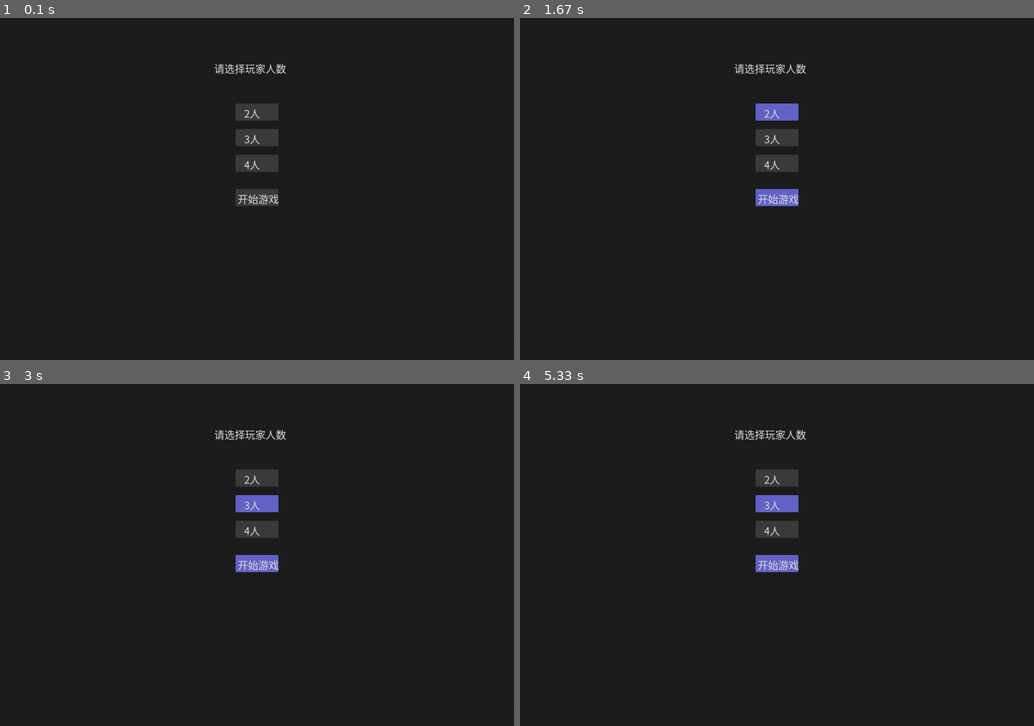
Above: before the commit, frames 1-4 (two rows, left to right).
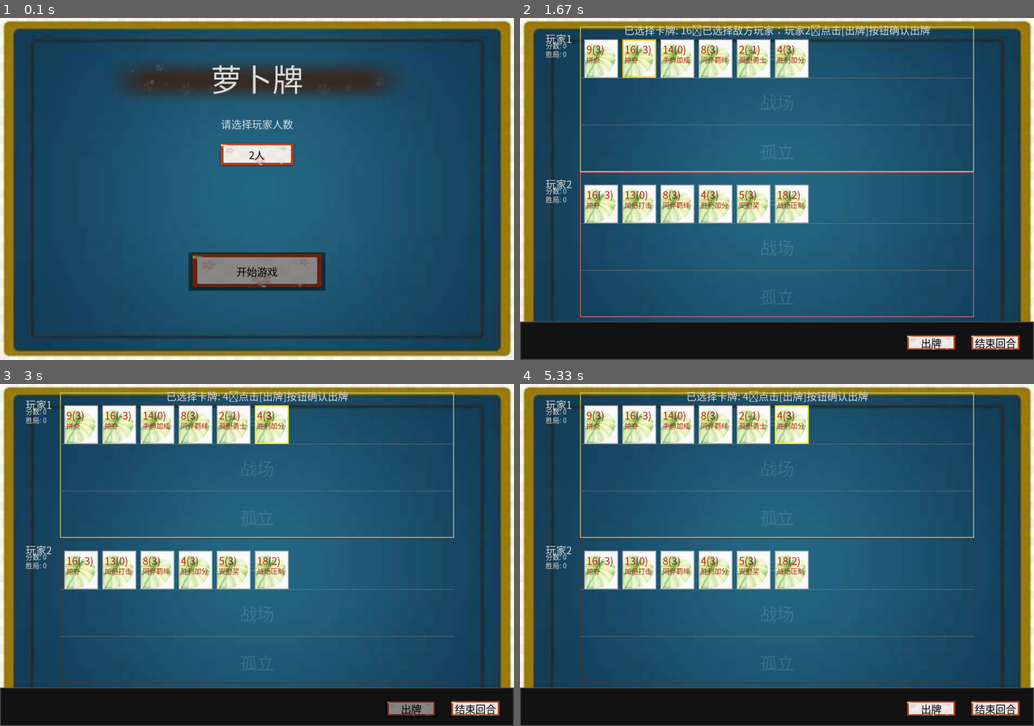
Above: after the commit, the same moments.

Repository: longer1225/-
Game: pygame game, started from main.py
Same seed, same stepped clock (60 frames per second), same inputs: the game is played once before the commit and once after it.
Inputs (mouse positions are in pixels of both pictures, inside the frame that each line leads up to):
- Up to frame 1 (0.1 s): no input
- Up to frame 2 (1.67 s): click "2人" at 0.38 s; click (828, 264) at 0.72 s; click (638, 59) at 1.05 s, where only the run after the commit has a clickable "16(-3)"; click (967, 308) at 1.38 s
- Up to frame 3 (3 s): click (267, 438) at 1.72 s; click (257, 596) at 2.05 s; click (241, 496) at 2.38 s; click (272, 425) at 2.72 s, where only the run after the commit has a clickable "手牌"
- Up to frame 4 (5.33 s): click (910, 524) at 3.05 s; click (792, 425) at 3.38 s, where only the run after the commit has a clickable "手牌"; click (792, 425) at 3.72 s, where only the run after the commit has a clickable "手牌"; click (890, 472) at 4.05 s; click (627, 534) at 4.88 s; click (792, 425) at 5.22 s, where only the run after the commit has a clickable "手牌"

The runs differ from the first frame. In frame 1, 99% of the frame differs, in the area x 0-100%, y 0-100%; in frame 2, 90%; in frame 3, 90%; in frame 4, 90%.

Commit message:
改了ui视觉

Diff:
--- a/ui/PygameUI.py
+++ b/ui/PygameUI.py
@@ -1,4 +1,5 @@
 import pygame
+import os
 import sys
 from typing import Optional, Dict, Any, List, cast
 from game.player import Player
@@ -27,8 +28,10 @@
         ]
         self.font = pygame.font.SysFont(font_candidates, 24)
         self.small_font = pygame.font.SysFont(font_candidates, 16)
-        # 背景水印字号稍大一些，增强可见度但不过度抢眼
-        self.wm_font = pygame.font.SysFont(font_candidates, 32)
+        # 背景水印字号放大以增强区域辨识度
+        self.wm_font = pygame.font.SysFont(font_candidates, 40)
+        # 主页大标题字体
+        self.title_font = pygame.font.SysFont(font_candidates, 72)
         self.clock = pygame.time.Clock()
 
         # 游戏状态
@@ -57,6 +60,51 @@
         self.card_left = 150
         # 固定卡宽（每局开始时计算一次，之后不再改变）
         self.fixed_card_width = None
+
+        # 卡牌背景图
+        self.card_bg = None
+        self.card_bg_scaled = None
+        try:
+            img_path = os.path.join(os.path.dirname(__file__), "images", "card.jpeg")
+            if os.path.exists(img_path):
+                self.card_bg = pygame.image.load(img_path).convert_alpha()
+        except Exception:
+            self.card_bg = None
+
+        # 全局背景图
+        self.bg_image = None
+        self.bg_scaled = None
+        try:
+            bg_path = os.path.join(os.path.dirname(__file__), "images", "bkg.jpg")
+            if os.path.exists(bg_path):
+                self.bg_image = pygame.image.load(bg_path).convert()
+        except Exception:
+            self.bg_image = None
+
+        # 通用按钮背景图
+        self.btn_image = None
+        try:
+            btn_path = os.path.join(os.path.dirname(__file__), "images", "btn.png")
+            if os.path.exists(btn_path):
+                self.btn_image = pygame.image.load(btn_path).convert_alpha()
+        except Exception:
+            self.btn_image = None
+
+        # 标题背景图（主页大标题横幅）
+        self.title_image = None
+        try:
+            title_dir = os.path.join(os.path.dirname(__file__), "images")
+            for name in ("title.png", "title.jpg", "title.jpeg"):
+                p = os.path.join(title_dir, name)
+                if os.path.exists(p):
+                    # png 用 alpha，jpg 用 convert
+                    if name.endswith(".png"):
+                        self.title_image = pygame.image.load(p).convert_alpha()
+                    else:
+                        self.title_image = pygame.image.load(p).convert()
+                    break
+        except Exception:
+            self.title_image = None
 
         # 悬停提示（技能说明）
         self.hover_card = None            # 当前鼠标悬停的卡牌
@@ -100,11 +148,23 @@
             text_surface = self.font.render(text, True, COLOR_TEXT)
             max_text_w = max(max_text_w, text_surface.get_width())
         self.fixed_card_width = max(self.card_width, max_text_w + 16)
+        self._update_card_bg_scaled()
 
     def fix_card_width_for_round(self) -> None:
         """供小局开始时调用：根据全卡池测量并锁定当局卡宽。"""
         self.fixed_card_width = None
         self._ensure_fixed_card_width()
+
+    def _update_card_bg_scaled(self) -> None:
+        """根据当前固定卡宽与卡高，缩放卡牌背景图。"""
+        if self.card_bg and self.fixed_card_width:
+            try:
+                size = (int(self.fixed_card_width), int(self.card_height))
+                self.card_bg_scaled = pygame.transform.smoothscale(self.card_bg, size)
+            except Exception:
+                self.card_bg_scaled = None
+        else:
+            self.card_bg_scaled = None
 
     def compute_live_score(self, player: Player) -> int:
         """实时计算玩家当前分数（战场+孤立区点数和）。"""
@@ -193,9 +253,7 @@
             # 绘制界面（按钮与已选高亮）
             self.draw_game()
             # 绘制确认按钮（覆盖在底部日志上层）
-            pygame.draw.rect(self.screen, COLOR_HIGHLIGHT if len(chosen) == count else COLOR_ZONE, confirm_rect)
-            label = self.font.render("确认", True, COLOR_TEXT)
-            self.screen.blit(label, (confirm_rect.x + 35, confirm_rect.y + 5))
+            self._draw_btn(confirm_rect, "确认", enabled=(len(chosen) == count))
 
             # 在当前玩家手牌中高亮已选卡牌
             # 这里不直接改 card.highlight，避免干扰 hover；只在按钮旁边列出已选
@@ -505,14 +563,16 @@
 
     def handle_menu_click(self, x: int, y: int) -> None:
         """处理菜单点击"""
-        # 选择人数
-        for i, num in enumerate([2, 3, 4]):
-            rect = pygame.Rect(WINDOW_WIDTH // 2 - 50, 200 + i * 60, 100, 40)
-            if rect.collidepoint(x, y):
-                self.selected_num = num
+        # 与 draw_menu 中的位置保持一致（仅2人可点击）
+        banner_rect = pygame.Rect(WINDOW_WIDTH // 2 - 360, 80, 720, 120)
+        prompt_y = banner_rect.bottom + 30
+        first_btn_y = prompt_y + 60
+        rect_2p = pygame.Rect(WINDOW_WIDTH // 2 - 90, first_btn_y, 180, 60)
+        if rect_2p.collidepoint(x, y):
+            self.selected_num = 2
 
         # 开始游戏
-        start_rect = pygame.Rect(WINDOW_WIDTH // 2 - 50, 400, 100, 40)
+        start_rect = pygame.Rect(WINDOW_WIDTH // 2 - 160, first_btn_y + 3 * 76 + 30, 320, 90)
         if start_rect.collidepoint(x, y) and self.selected_num and self.gm:
             self.gm.players = [Player(f"玩家{i+1}", i) for i in range(self.selected_num)]
             self.gm.setup_board()
@@ -601,7 +661,6 @@
         """处理鼠标移动"""
         if not self.gm or not self.gm.current_player:
             return
-
         x, y = pos
         # 更新鼠标位置与悬停状态
         self.mouse_pos = (x, y)
@@ -619,7 +678,19 @@
 
     def draw_game(self) -> None:
         """绘制游戏界面"""
-        self.screen.fill(COLOR_BG)
+        # 全局背景：若有图则平滑缩放铺满，否则使用纯色
+        if self.bg_image:
+            if (not self.bg_scaled) or (self.bg_scaled.get_width() != WINDOW_WIDTH or self.bg_scaled.get_height() != WINDOW_HEIGHT):
+                try:
+                    self.bg_scaled = pygame.transform.smoothscale(self.bg_image, (WINDOW_WIDTH, WINDOW_HEIGHT))
+                except Exception:
+                    self.bg_scaled = None
+            if self.bg_scaled:
+                self.screen.blit(self.bg_scaled, (0, 0))
+            else:
+                self.screen.fill(COLOR_BG)
+        else:
+            self.screen.fill(COLOR_BG)
 
         if self.state == "menu":
             self.draw_menu()
@@ -631,18 +702,11 @@
             # 先绘制底部日志框，按钮稍后再画在其上层
             self.draw_log_panel()
 
-            # 绘制出牌按钮（在日志之上）
+            # 绘制出牌/结束回合按钮（在日志之上）
             play_card_rect = pygame.Rect(WINDOW_WIDTH - 300, WINDOW_HEIGHT - 60, 120, 40)
-            play_color = COLOR_HIGHLIGHT if self.selected_card else COLOR_ZONE
-            pygame.draw.rect(self.screen, play_color, play_card_rect)
-            label = self.font.render("出牌", True, COLOR_TEXT)
-            self.screen.blit(label, (play_card_rect.x + 35, play_card_rect.y + 5))
-
-            # 绘制结束回合按钮
             end_turn_rect = pygame.Rect(WINDOW_WIDTH - 150, WINDOW_HEIGHT - 60, 120, 40)
-            pygame.draw.rect(self.screen, COLOR_HIGHLIGHT, end_turn_rect)
-            label = self.font.render("结束回合", True, COLOR_TEXT)
-            self.screen.blit(label, (end_turn_rect.x + 10, end_turn_rect.y + 5))
+            self._draw_btn(play_card_rect, "出牌", enabled=bool(self.selected_card))
+            self._draw_btn(end_turn_rect, "结束回合", enabled=True)
 
             # 绘制消息
             if self.message and self.message_timer > 0:
@@ -658,21 +722,41 @@
         pygame.display.flip()
 
     def draw_menu(self) -> None:
-        """绘制菜单界面"""
+        """绘制菜单界面（仅显示“2人”按钮，隐藏 3/4 人）"""
+        # 顶部大标题“萝卜牌”与标题背景板
+        banner_rect = pygame.Rect(WINDOW_WIDTH // 2 - 360, 80, 720, 120)
+        # 优先使用图片作为标题背景；无图时退回半透明底
+        if self.title_image:
+            try:
+                banner_img = pygame.transform.smoothscale(self.title_image, (banner_rect.width, banner_rect.height))
+                self.screen.blit(banner_img, banner_rect.topleft)
+            except Exception:
+                banner = pygame.Surface((banner_rect.width, banner_rect.height), pygame.SRCALPHA)
+                banner.fill((0, 0, 0, 120))
+                self.screen.blit(banner, banner_rect.topleft)
+        else:
+            banner = pygame.Surface((banner_rect.width, banner_rect.height), pygame.SRCALPHA)
+            banner.fill((0, 0, 0, 120))
+            self.screen.blit(banner, banner_rect.topleft)
+        title_big = self.title_font.render("萝卜牌", True, COLOR_TEXT)
+        self.screen.blit(title_big, (
+            banner_rect.x + (banner_rect.width - title_big.get_width()) // 2,
+            banner_rect.y + (banner_rect.height - title_big.get_height()) // 2,
+        ))
+
+        # 提示语下移
+        prompt_y = banner_rect.bottom + 30
         title = self.font.render("请选择玩家人数", True, COLOR_TEXT)
-        self.screen.blit(title, (WINDOW_WIDTH // 2 - 100, 100))
-
-        for i, num in enumerate([2, 3, 4]):
-            rect = pygame.Rect(WINDOW_WIDTH // 2 - 50, 200 + i * 60, 100, 40)
-            color = COLOR_HIGHLIGHT if self.selected_num == num else COLOR_ZONE
-            pygame.draw.rect(self.screen, color, rect)
-            label = self.font.render(f"{num}人", True, COLOR_TEXT)
-            self.screen.blit(label, (rect.x + 20, rect.y + 5))
-
-        start_rect = pygame.Rect(WINDOW_WIDTH // 2 - 50, 400, 100, 40)
-        pygame.draw.rect(self.screen, COLOR_HIGHLIGHT if self.selected_num else COLOR_ZONE, start_rect)
-        label = self.font.render("开始游戏", True, COLOR_TEXT)
-        self.screen.blit(label, (start_rect.x + 5, start_rect.y + 5))
+        self.screen.blit(title, (WINDOW_WIDTH // 2 - title.get_width() // 2, prompt_y))
+
+        # 仅显示“2人”按钮
+        first_btn_y = prompt_y + 60
+        rect_2p = pygame.Rect(WINDOW_WIDTH // 2 - 90, first_btn_y, 180, 60)
+        self._draw_btn(rect_2p, "2人", enabled=True, border=(self.selected_num == 2))
+
+        # “开始游戏”按钮
+        start_rect = pygame.Rect(WINDOW_WIDTH // 2 - 160, first_btn_y + 3 * 76 + 30, 320, 90)
+        self._draw_btn(start_rect, "开始游戏", enabled=bool(self.selected_num))
 
     def draw_game_over(self) -> None:
         """绘制大局结束界面：比分、胜者、操作按钮"""
@@ -699,12 +783,40 @@
         # 操作按钮
         menu_rect = pygame.Rect(WINDOW_WIDTH // 2 - 170, WINDOW_HEIGHT - 200, 150, 50)
         exit_rect = pygame.Rect(WINDOW_WIDTH // 2 + 20, WINDOW_HEIGHT - 200, 150, 50)
-        pygame.draw.rect(self.screen, COLOR_HIGHLIGHT, menu_rect)
-        pygame.draw.rect(self.screen, COLOR_HIGHLIGHT, exit_rect)
-        menu_label = self.font.render("返回主页", True, COLOR_TEXT)
-        exit_label = self.font.render("退出游戏", True, COLOR_TEXT)
-        self.screen.blit(menu_label, (menu_rect.x + (150 - menu_label.get_width()) // 2, menu_rect.y + 10))
-        self.screen.blit(exit_label, (exit_rect.x + (150 - exit_label.get_width()) // 2, exit_rect.y + 10))
+        self._draw_btn(menu_rect, "返回主页", enabled=True)
+        self._draw_btn(exit_rect, "退出游戏", enabled=True)
+
+    def _draw_btn(self, rect: pygame.Rect, text: str, enabled: bool = True, border: bool = False, font: Optional[pygame.font.Font] = None) -> None:
+        """绘制通用按钮：使用 btn.png 作为背景并居中文字。
+        - enabled=False 时覆盖半透明黑降低亮度。
+        - border=True 时绘制高亮边框（用于菜单选择态）。
+        """
+        # 背景
+        if self.btn_image:
+            try:
+                scaled = pygame.transform.smoothscale(self.btn_image, (rect.width, rect.height))
+                self.screen.blit(scaled, rect.topleft)
+            except Exception:
+                pygame.draw.rect(self.screen, COLOR_ZONE, rect)
+        else:
+            pygame.draw.rect(self.screen, COLOR_ZONE, rect)
+
+        # 禁用态遮罩
+        if not enabled:
+            dim = pygame.Surface((rect.width, rect.height), pygame.SRCALPHA)
+            dim.fill((0, 0, 0, 110))
+            self.screen.blit(dim, rect.topleft)
+
+        # 文字
+        use_font = font or self.font
+        label = use_font.render(text, True, COLOR_BTN_TEXT)
+        text_x = rect.x + (rect.width - label.get_width()) // 2
+        text_y = rect.y + (rect.height - label.get_height()) // 2
+        self.screen.blit(label, (text_x, text_y))
+
+        # 选中边框
+        if border:
+            pygame.draw.rect(self.screen, COLOR_HIGHLIGHT, rect, 2)
 
     def handle_game_over_click(self, x: int, y: int) -> None:
         """处理游戏结束界面的点击"""
@@ -774,7 +886,7 @@
 
         # 绘制玩家信息（在board左侧分行显示，避免遮挡牌）
         live_score = self.compute_live_score(player)
-        info_x = 20
+        info_x = 60
         info_y = base_y - 20
         name_surf = self.font.render(player.name, True, COLOR_TEXT)
         score_surf = self.small_font.render(f"分数: {live_score}", True, COLOR_TEXT)
@@ -839,10 +951,11 @@
             self.screen.blit(text_surface, (10, logs_top))
 
     def draw_zone(self, label: str, cards: List[Card], player: Player, zone_name: str, y: int, height: int = ZONE_HEIGHT) -> None:
-        """绘制卡牌区域（背景水印 + 卡牌）"""
-        # 背景水印文字（低透明度）
+        """绘制卡牌区域（仅大号水印 + 卡牌）"""
         zone_rect = pygame.Rect(140, y, WINDOW_WIDTH - 280, height)
-        wm = self.wm_font.render(label, True, (200, 200, 200))
+
+        # 中心水印（放大字号、低透明度）
+        wm = self.wm_font.render(label, True, (220, 220, 220))
         wm.set_alpha(40)
         wm_x = zone_rect.x + (zone_rect.width - wm.get_width()) // 2
         wm_y = zone_rect.y + (zone_rect.height - wm.get_height()) // 2
@@ -850,24 +963,53 @@
 
         rects = self._build_card_rects(cards, y)
         for card, rect in zip(cards, rects):
-            # 根据不同情况设置卡牌颜色
+            # 背景：使用卡牌背景图；若无则使用灰色填充
+            if self.card_bg_scaled:
+                self.screen.blit(self.card_bg_scaled, rect.topleft)
+            else:
+                pygame.draw.rect(self.screen, (80, 80, 80), rect)
+
+            # 文字可读性（更柔和）：浅色渐变叠加 + 轻微描边阴影，而非纯黑遮罩
+            # 顶部标题区域：从透明过渡到浅白（不破坏背景饱和度）
+            title_band_h = 26
+            if title_band_h > 0:
+                title_grad = pygame.Surface((rect.width - 10, title_band_h), pygame.SRCALPHA)
+                for i in range(title_band_h):
+                    alpha = int(60 * (i / max(1, title_band_h - 1)))  # 0 -> 60
+                    pygame.draw.line(title_grad, (255, 255, 255, alpha), (0, i), (rect.width - 10, i))
+                self.screen.blit(title_grad, (rect.x + 5, rect.y + 4))
+
+            # 技能区域：从透明到更轻的浅白，避免压暗背景
+            line_y_start = rect.y + 35
+            skill_band_h = max(0, rect.height - (line_y_start - rect.y) - 6)
+            if skill_band_h > 0:
+                skill_grad = pygame.Surface((rect.width - 10, skill_band_h), pygame.SRCALPHA)
+                for i in range(skill_band_h):
+                    alpha = int(40 * (i / max(1, skill_band_h - 1)))  # 0 -> 40
+                    pygame.draw.line(skill_grad, (255, 255, 255, alpha), (0, i), (rect.width - 10, i))
+                self.screen.blit(skill_grad, (rect.x + 5, line_y_start))
+
+            # 边框颜色（状态反馈，采用更高对比度并加粗）
             if card == self.selected_card:
-                color = COLOR_HIGHLIGHT  # 选中的卡牌
+                border_color = (255, 200, 0)  # 选中：金色
+                border_thick = 3
             elif card in self.target_list:
-                color = (100, 200, 100)  # 被选为目标的卡牌显示为绿色
+                border_color = (50, 220, 120)  # 目标：明亮绿
+                border_thick = 3
             else:
-                color = (100, 100, 100)  # 普通卡牌
-
-            pygame.draw.rect(self.screen, color, rect)
-
-            # 如果鼠标悬停在卡牌上
+                # 普通：浅灰
+                border_color = (180, 180, 180)
+                border_thick = 2
+            pygame.draw.rect(self.screen, border_color, rect, border_thick)
+
+            # 如果鼠标悬停在卡牌上（进一步强调）
             if hasattr(card, "highlight") and card.highlight:
                 pygame.draw.rect(self.screen, (255, 255, 0), rect, 3)
 
             # 绘制卡牌基本信息（卡名必须完整显示，卡片宽度已动态调整）
             card_info = f"{card.name}({card.points})"
             # 不再在卡牌前加“[孤]”标记
-            card_text = self.font.render(card_info, True, COLOR_TEXT)
+            card_text = self.font.render(card_info, True, COLOR_CARD_TEXT)
             self.screen.blit(card_text, (rect.x + 5, rect.y + 5))
 
             # 绘制技能名称：自动换行显示完整技能名，尽量在可用高度内展示
@@ -888,7 +1030,7 @@
                         wrapped_lines.append(seg)
                 # 绘制最终行
                 for j, line in enumerate(wrapped_lines):
-                    skill_text = self.small_font.render(line, True, COLOR_TEXT)
+                    skill_text = self.small_font.render(line, True, COLOR_CARD_TEXT)
                     self.screen.blit(skill_text, (rect.x + 5, line_y_start + j * line_h))
 
     def check_click_card(self, player: Player, x: int, y: int, zone: str = "hand") -> Optional[Card]:
--- a/ui/constants.py
+++ b/ui/constants.py
@@ -14,8 +14,23 @@
 COLOR_BG = (30, 30, 30)
 COLOR_ZONE = (60, 60, 60)
 COLOR_TEXT = (220, 220, 220)
+# 卡面文字使用更高对比度的颜色（更接近纯白，保证可读性）
+COLOR_CARD_TEXT = (178, 34, 34)  # 暗红色（FireBrick）
 COLOR_HIGHLIGHT = (100, 100, 200)
 COLOR_CURRENT = (200, 200, 100)
+COLOR_BTN_TEXT = (0, 0, 0)  # 按钮文字颜色：黑色
+
+# 分区可视化增强（半透明色块与边框颜色）
+# 使用 RGBA（最后一位为 alpha，仅在采用带透明度的 Surface 时生效）
+COLOR_HAND_TINT = (70, 120, 200, 70)       # 手牌：淡蓝
+COLOR_BATTLE_TINT = (90, 160, 90, 70)      # 战场：淡绿
+COLOR_ISO_TINT = (170, 120, 60, 70)        # 孤立：琥珀
+COLOR_HAND_TINT_HDR = (70, 120, 200, 110)
+COLOR_BATTLE_TINT_HDR = (90, 160, 90, 110)
+COLOR_ISO_TINT_HDR = (170, 120, 60, 110)
+COLOR_HAND_BORDER = (110, 170, 230)
+COLOR_BATTLE_BORDER = (120, 200, 120)
+COLOR_ISO_BORDER = (220, 170, 100)
 
 # 游戏事件类型
 END_TURN = "END_TURN"
Binary file added: ui/images/bkg.jpg
Binary file added: ui/images/btn.png
Binary file added: ui/images/title.png
